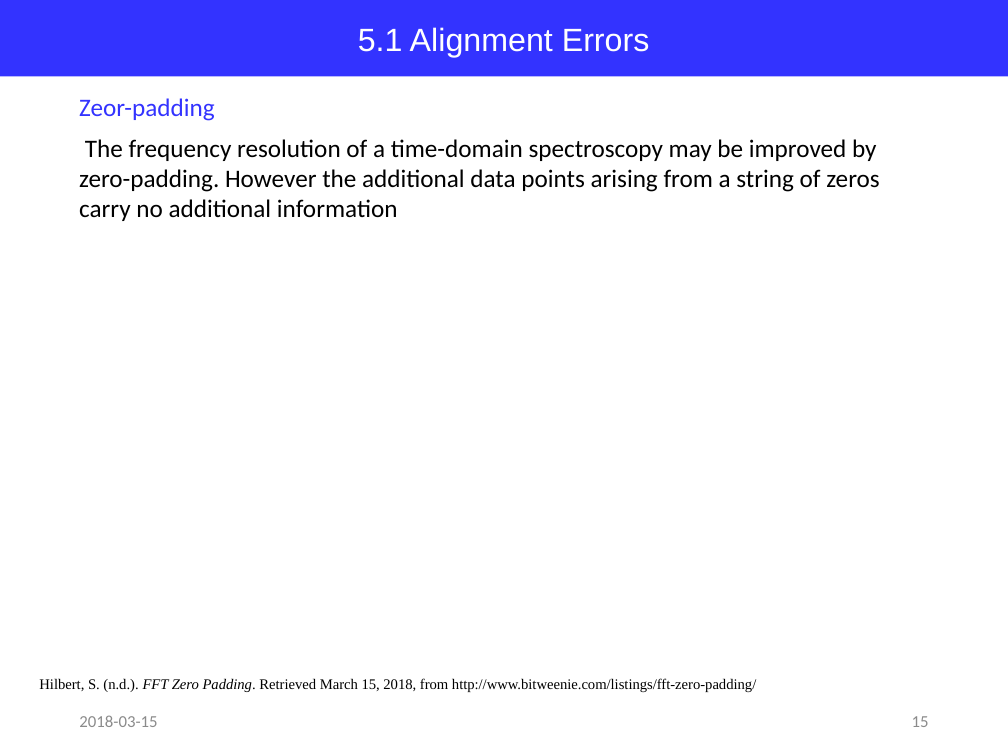
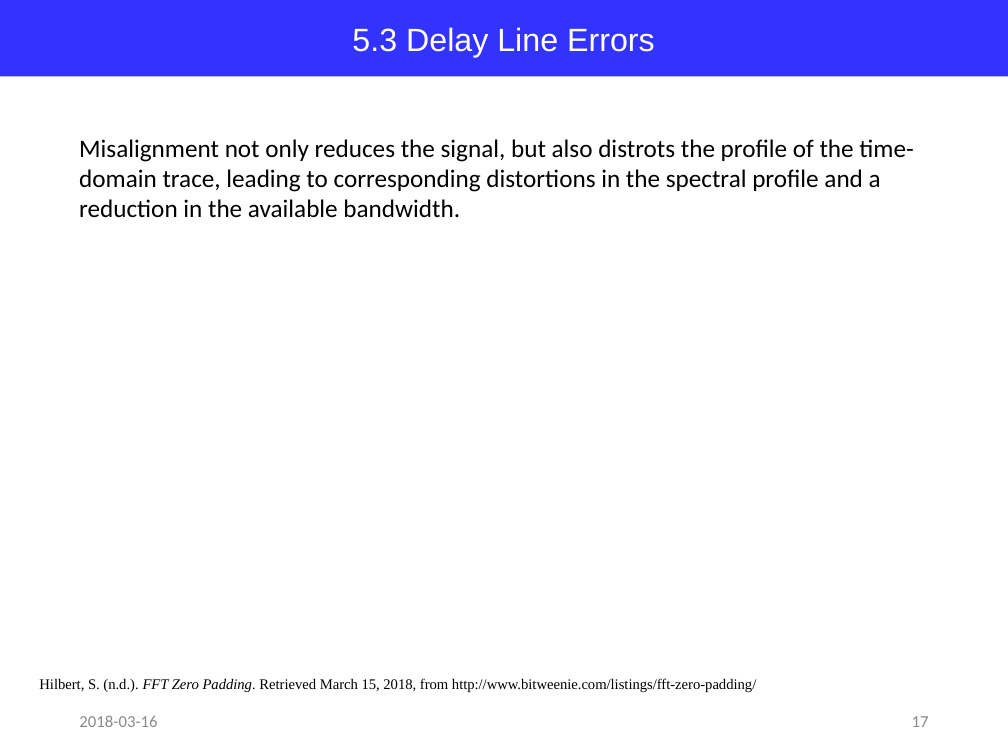
Before and after one commit to jglee96/NBTP_Lab, a slide deck: slide 17 of Terahertz Metrology/Ch3/Terahertz Metrology_Ch3.pptx (slide 15 before the commit). Drawn at 1008x756 pixels with LibreOffice and Linux fonts; fonts in the diff are those of the drawing. Boxes give left, top, right and bottom in pixels: in the first picture for what was removed or moved away, otherwise in the second. Text is boxed around its words. In the diff, an @@ line names an element or a change of style, - is before the commit and + after.

```diff
--- a/Terahertz Metrology/Ch3/Terahertz Metrology_Ch3.pptx
+++ b/Terahertz Metrology/Ch3/Terahertz Metrology_Ch3.pptx
@@ text in rectangle at (x1=352, y1=27, x2=655, y2=57): text changed @@
-5.1 Alignment Errors
+5.3 Delay Line Errors
@@ text removed at (x1=79, y1=98, x2=215, y2=121) @@
-Zeor-padding
@@ text at (x1=79, y1=139, x2=913, y2=218): text changed @@
-The frequency resolution of a time-domain spectroscopy may be improved by zero-padding. However the additional data points arising from a string of zeros carry no additional information
+Misalignment not only reduces the signal, but also distrots the profile of the time-domain trace, leading to corresponding distortions in the spectral profile and a reduction in the available bandwidth.
@@ text at (x1=79, y1=715, x2=157, y2=727): text changed @@
-2018-03-15
+2018-03-16
@@ page number at (x1=912, y1=716, x2=929, y2=727): text changed @@
-15
+17
```
Also in this commit, not shown: 14 other slides changed, 5 slides added, 1 slide removed, 5 other files.
